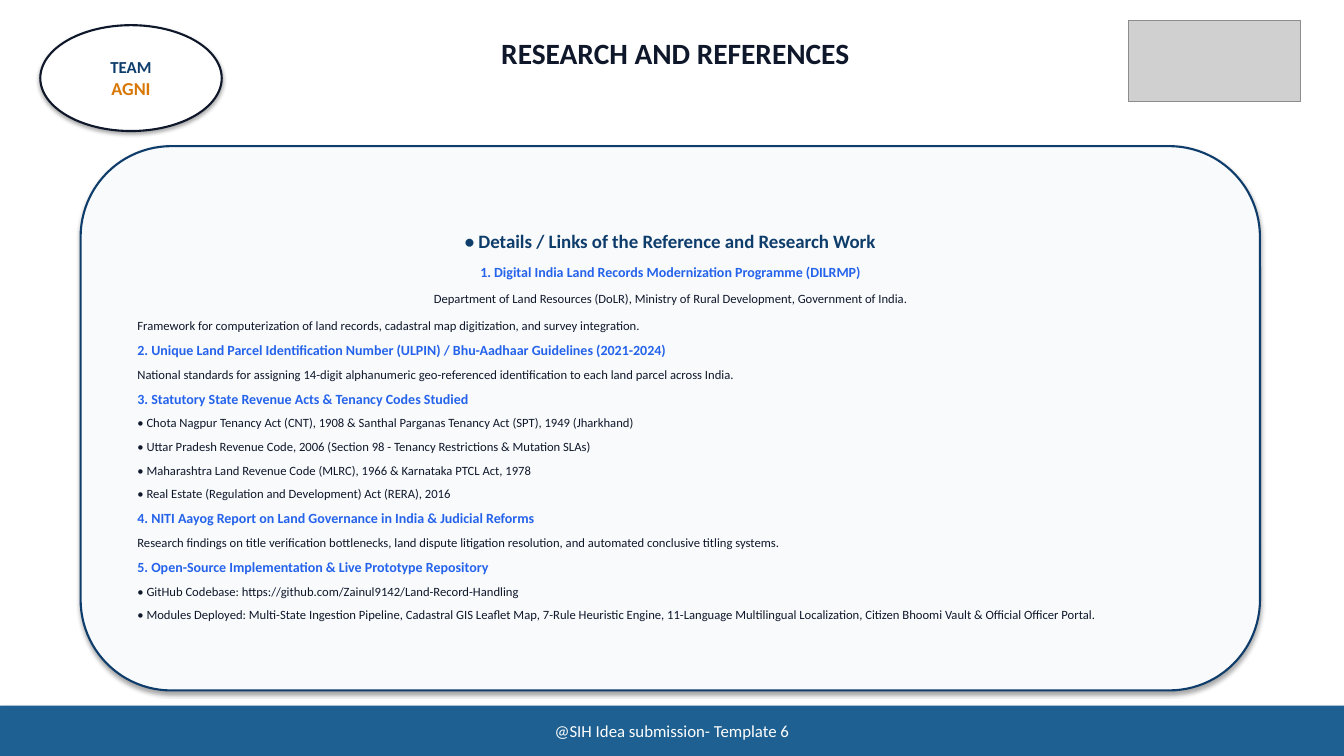
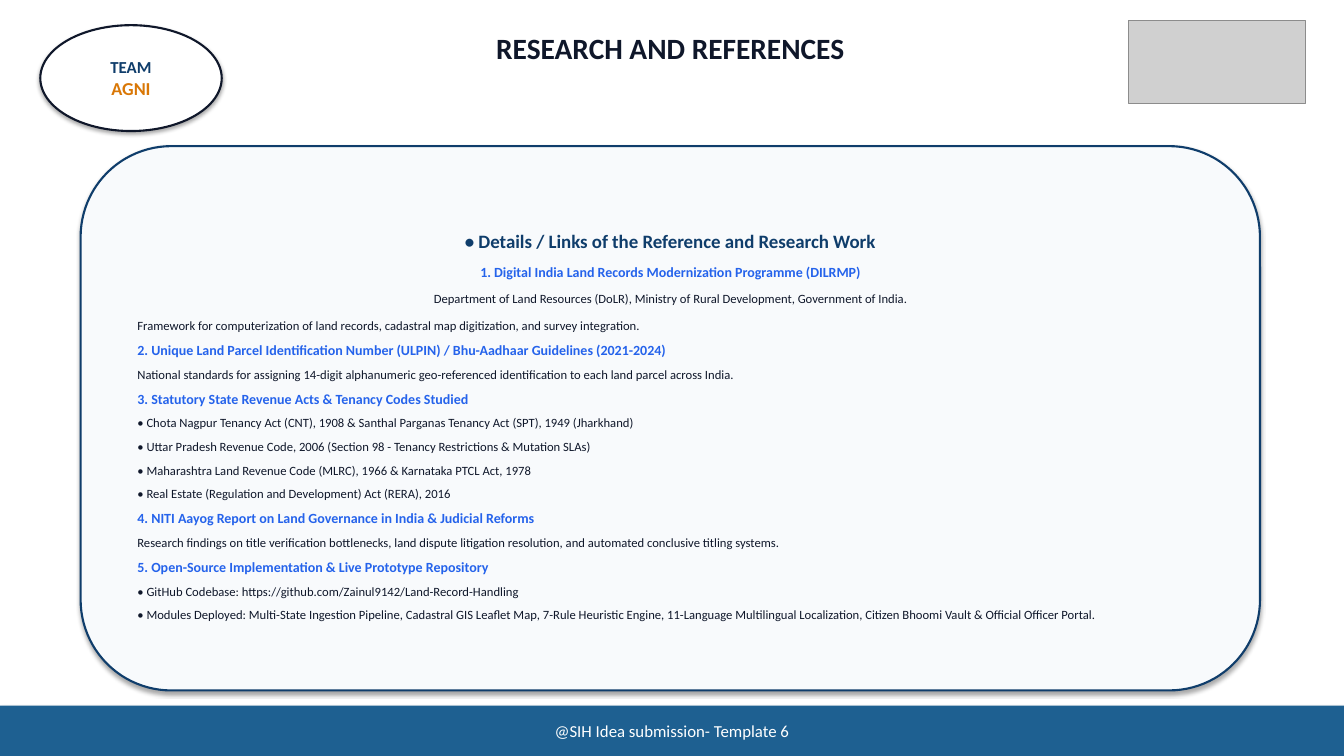
Before and after one commit to Zainul9142/Land-Record-Handling, a slide deck: slide 6 of BhoomiShield_SIH2026_TEAM_AGNI.pptx. Drawn at 1344x756 pixels with LibreOffice and Linux fonts; fonts in the diff are those of the drawing; grey boxes stand for pictures. Boxes give left, top, right and bottom in pixels: in the first picture for what was removed or moved away, otherwise in the second. Text is boxed around its words. In the diff, an @@ line names an element or a change of style, - is before the commit and + after.

```diff
--- a/BhoomiShield_SIH2026_TEAM_AGNI.pptx
+++ b/BhoomiShield_SIH2026_TEAM_AGNI.pptx
@@ text "RESEARCH AND REFERENCES": place and size @@
-text "RESEARCH AND REFERENCES" at [501, 44, 849, 65]
+text "RESEARCH AND REFERENCES" at [496, 39, 844, 60]
@@ picture: place and size @@
-picture at [1129, 20, 1301, 101]
+picture at [1129, 20, 1306, 104]
```
Also in this commit, not shown: 4 other slides changed, 1 slide added, 1 slide removed, 34 other files.
